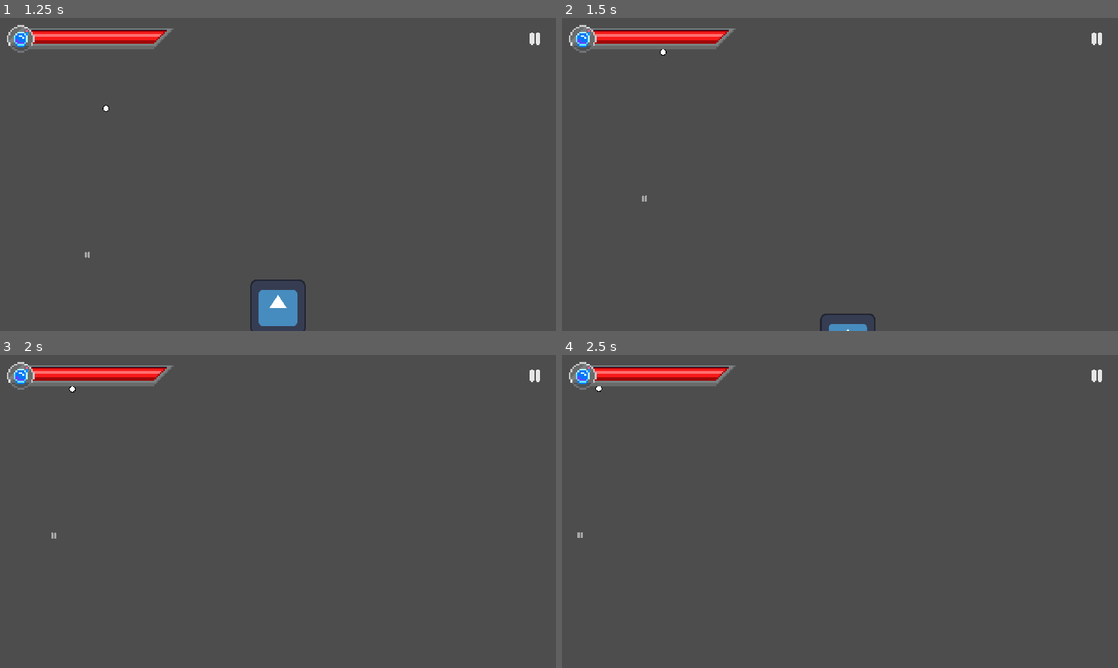
Above: before the commit, frames 1-4 (two rows, left to right).
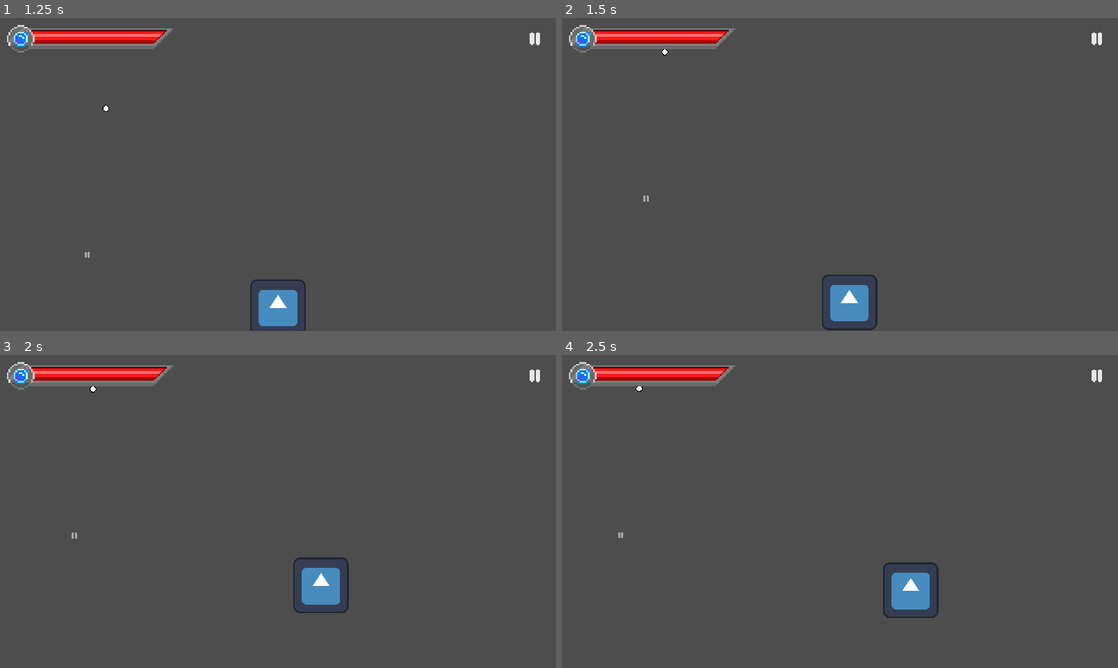
Above: after the commit, the same moments.

Repository: GiorgioRPo/3DC-OH-NF-Game
Game: Godot game, scene res://Scenes/Levels/level.tscn
The game is run twice, just before and just after one commit, with the same random seed, the same clock (stepped at 60 frames per second) and the same inputs. The engine's default icon, where the game draws it, is replaced by a stand-in: a white triangle on a blue panel in a dark square.
Inputs (mouse positions are in pixels of both pictures, inside the frame that each line leads up to):
- Up to frame 1 (1.25 s): click "Play" at 0.5 s
- Up to frame 2 (1.5 s): move the mouse to (962, 158) at 1.27 s; hold D (right) from 1.28 s (still down)
- Up to frame 3 (2 s): keep holding D (right); tap Space (jump) at 1.52 s
- Up to frame 4 (2.5 s): keep holding D (right); move the mouse to (728, 527) at 2.02 s; tap Space (jump) at 2.27 s

Frame 1 is identical in both runs. In frame 2, 1.2% of the frame differs, in the area x 14-57%, y 10-100%; in frame 3, 1.1%; in frame 4, 1.1%.

Commit message:
Movement, gravity, platform test
Added movement, gravity, platform to test, commented out red flashes code.

Diff:
--- a/Scenes/Levels/level.tscn
+++ b/Scenes/Levels/level.tscn
@@ -14,6 +14,9 @@
 [ext_resource type="PackedScene" uid="uid://dd1fvp6pte6vp" path="res://Scenes/UI/health_bar.tscn" id="9_wn55x"]
 [ext_resource type="Texture2D" uid="uid://dk45kwc4vbwtv" path="res://Sprites/UI/SliderGrabber.png" id="11_ar7cl"]
 [ext_resource type="Texture2D" uid="uid://dwmmgsyfxts1d" path="res://icon.svg" id="12_mmavn"]
+
+[sub_resource type="RectangleShape2D" id="RectangleShape2D_dto6u"]
+size = Vector2(974, 50)
 
 [node name="Level" type="Node2D" node_paths=PackedStringArray("camera", "player", "redflash")]
 script = ExtResource("1_e2dhp")
@@ -42,7 +45,15 @@
 position = Vector2(395, -283)
 texture = ExtResource("12_mmavn")
 
+[node name="StaticBody2D" type="StaticBody2D" parent="PlaceHolder (Delete This)"]
+position = Vector2(1040, 679)
+
+[node name="CollisionShape2D" type="CollisionShape2D" parent="PlaceHolder (Delete This)/StaticBody2D"]
+position = Vector2(7, 141)
+shape = SubResource("RectangleShape2D_dto6u")
+
 [node name="Camera2D" parent="." node_paths=PackedStringArray("player") instance=ExtResource("7_0jc4h")]
+visible = false
 player = NodePath("../Player")
 
 [node name="Player" parent="." instance=ExtResource("2_i5rbt")]
--- a/project.godot
+++ b/project.godot
@@ -32,11 +32,13 @@
 left={
 "deadzone": 0.5,
 "events": [Object(InputEventKey,"resource_local_to_scene":false,"resource_name":"","device":-1,"window_id":0,"alt_press …(191 unchanged characters)…
+, Object(InputEventKey,"resource_local_to_scene":false,"resource_name":"","device":0,"window_id":0,"alt_pressed":false,"shift_pressed":false,"ctrl_pressed":false,"meta_pressed":false,"pressed":false,"keycode":0,"physical_keycode":4194319,"key_label":0,"unicode":0,"location":0,"echo":false,"script":null)
 ]
 }
 right={
 "deadzone": 0.5,
 "events": [Object(InputEventKey,"resource_local_to_scene":false,"resource_name":"","device":-1,"window_id":0,"alt_press …(192 unchanged characters)…
+, Object(InputEventKey,"resource_local_to_scene":false,"resource_name":"","device":0,"window_id":0,"alt_pressed":false,"shift_pressed":false,"ctrl_pressed":false,"meta_pressed":false,"pressed":false,"keycode":0,"physical_keycode":4194321,"key_label":0,"unicode":0,"location":0,"echo":false,"script":null)
 ]
 }
 up={
Not shown: 1 places in Scenes/Levels/level.tscn that only renumber resources
